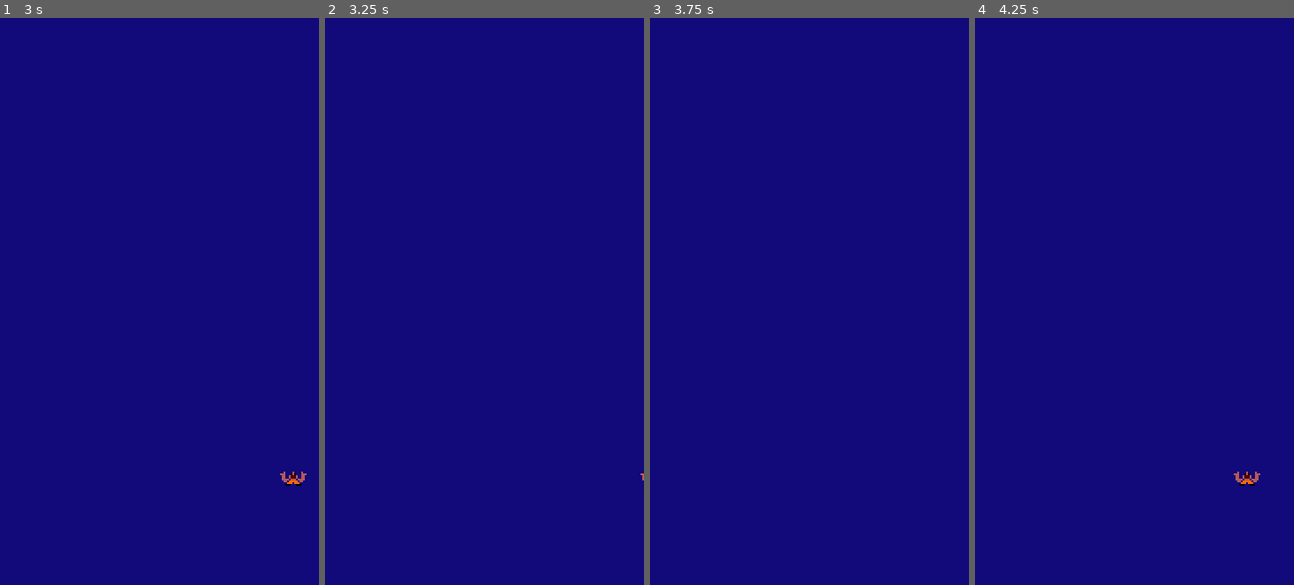
Above: before the commit, frames 1-4 (left to right).
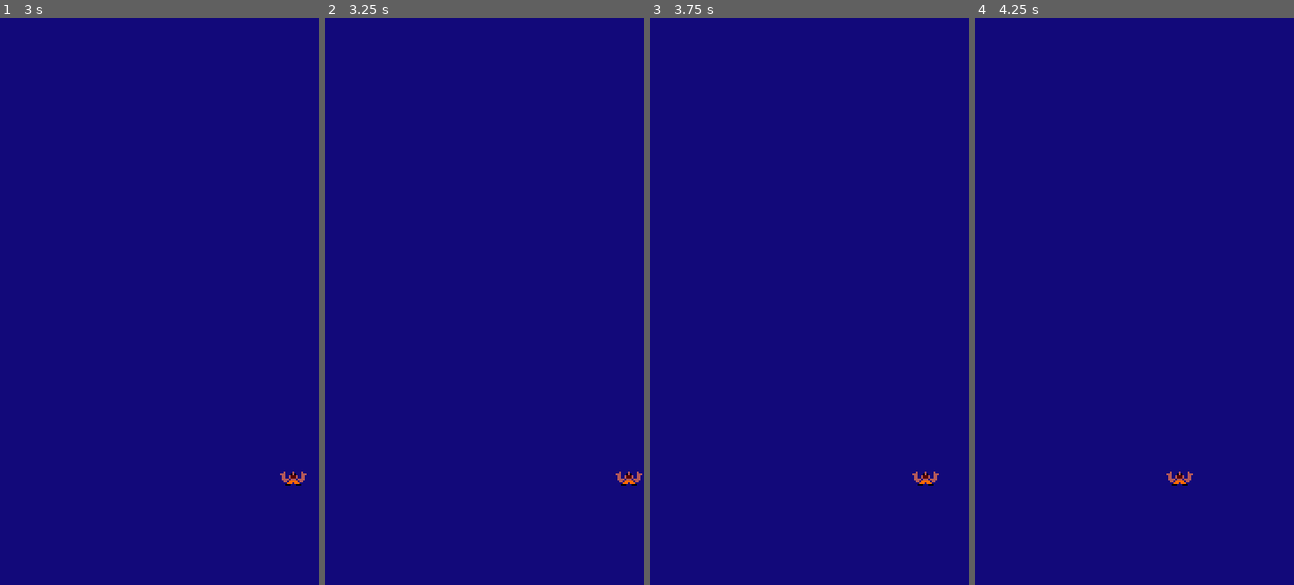
Above: after the commit, the same moments.

Repository: marcfreir/AgainstTheMonstersGame
Game: Godot game, scene res://scenes/game.tscn
Two runs of this game, one before a commit and one after it. Both use one fixed random seed, a clock stepped at 60 frames per second and the inputs below.
Inputs:
- Up to frame 1 (3 s): tap Enter at 0.5, 2 s; hold Right (ui_right) 0.53-1.28 s; tap Space at 1.25, 2.75 s; hold Left (ui_left) 1.28-2.03 s; hold Right (ui_right) from 2.03 s (still down)
- Up to frame 2 (3.25 s): keep holding Right (ui_right)
- Up to frame 3 (3.75 s): tap Enter at 3.5 s; release Right (ui_right) at 3.53 s; hold Left (ui_left) from 3.53 s (still down)
- Up to frame 4 (4.25 s): keep holding Left (ui_left)

Frame 1 is identical in both runs. In frame 2, 0.1% of the frame differs, in the area x 91-100%, y 80-83%; in frame 3, 0.1%; in frame 4, 0.2%, in the area x 60-90%, y 80-83%.

Commit message:
Set limit to the x axis

Diff:
--- a/scripts/noah.gd
+++ b/scripts/noah.gd
@@ -26,3 +26,9 @@
 		direction -= 1
 
 	translate(Vector2(1,0) * SPEED * direction * delta)
+
+	# Set limit to the x axis
+	if get_global_position().x < 8:
+		set_global_position(Vector2(8, get_global_position().y))
+	if get_global_position().x > 172:
+		set_global_position(Vector2(172, get_global_position().y))
